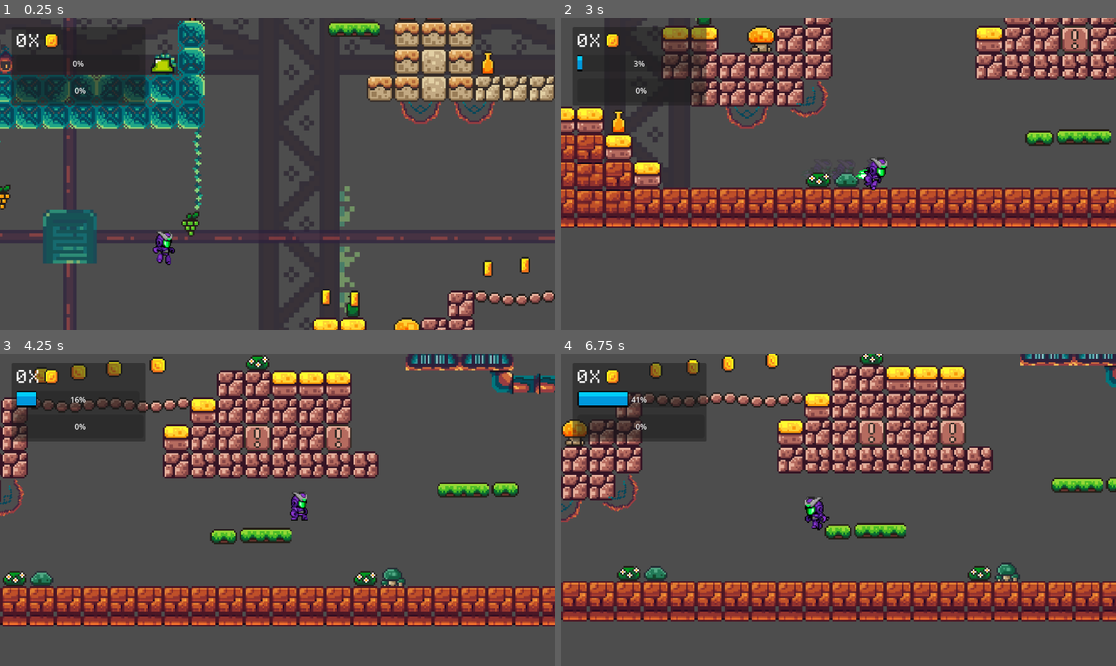
Above: before the commit, frames 1-4 (two rows, left to right).
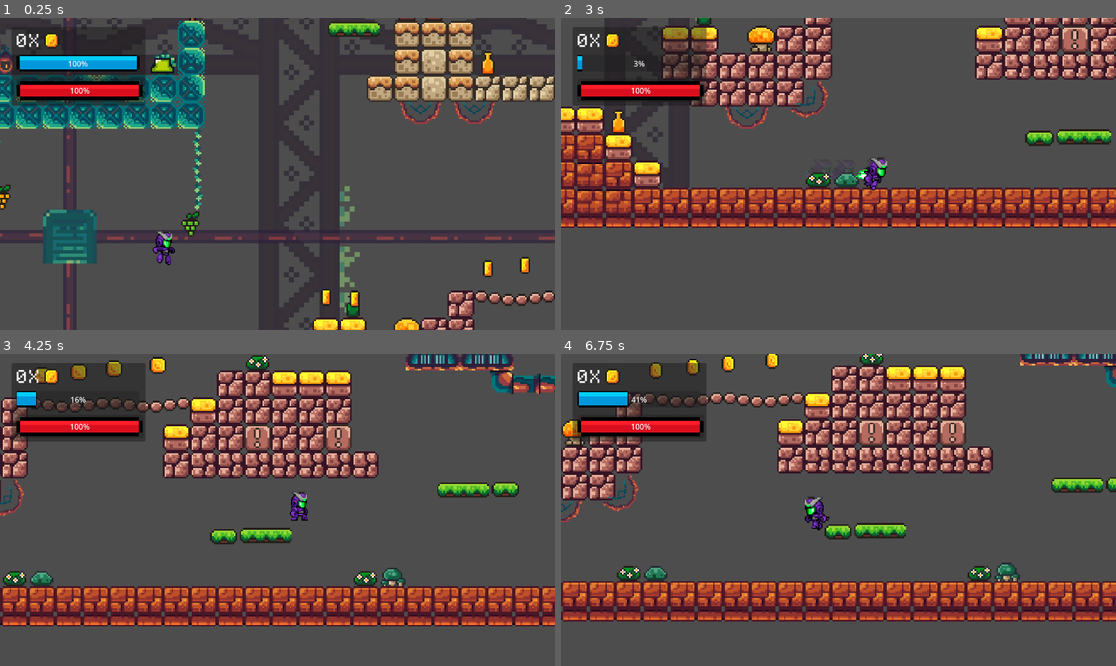
Above: after the commit, the same moments.

Repository: prime399/circuit-skies
Game: Godot game, scene res://Scenes/game.tscn
Same seed, same stepped clock (60 frames per second), same inputs: the game is played once before the commit and once after it.
Inputs:
- Up to frame 1 (0.25 s): no input
- Up to frame 2 (3 s): tap Enter (ui_accept) at 0.5, 0.77, 1.52 s; hold Right (ui_right) 0.53-2.03 s; tap D (dash) every 0.75 s from 0.6 to 2.85 s; hold Left (ui_left) 2.03-2.78 s; hold Right (ui_right) from 2.78 s (still down)
- Up to frame 3 (4.25 s): keep holding Right (ui_right); tap Enter (ui_accept) at 3.02, 3.77 s; tap D (dash) at 3.6 s
- Up to frame 4 (6.75 s): release Right (ui_right) at 4.28 s; hold Left (ui_left) 4.28-5.03 s; tap D (dash) every 0.75 s from 4.35 to 6.6 s; tap Enter (ui_accept) at 4.52, 6.02 s; hold Right (ui_right) 5.03-5.78 s; hold Left (ui_left) from 5.78 s (still down)

The runs differ from the first frame. In frame 1, 2.5% of the frame differs, in the area x 2-26%, y 11-27%; in frame 2, 1.7%; in frame 3, 1.3%; in frame 4, 1.4%.
Error before the commit: Invalid call. Nonexistent function 'find_node' in base 'Node2D'. (res://Scripts/player.gd:55)

Commit message:
Refactor player spawn logic; update parent node retrieval, enhance error messages for clarity, and remove debug prints

Diff:
--- a/Scripts/player.gd
+++ b/Scripts/player.gd
@@ -50,13 +50,17 @@
 func _ready():
 	await get_tree().process_frame  # wait 1 frame for all children to load
 
-	var current_level = get_node("../CurrentLevel")  # step 1: assign
+	var current_level = get_parent()  # step 1: assign (Get the direct parent)
 	if current_level:                                # step 2: check
-		spawn_point = current_level.find_node("PlayerSpawnPoint", true, false)  # step 3: assign
+		spawn_point = current_level.find_child("PlayerSpawnPoint", true, false)  # step 3: assign (Use find_child in Godot 4)
 		if spawn_point == null:
-			push_error("PlayerSpawnPoint not found inside CurrentLevel!")
-	else:
-		push_error("CurrentLevel node not found!")
+			# Check if the parent is actually named CurrentLevel for clarity
+			if current_level.name == "CurrentLevel":
+				push_error("PlayerSpawnPoint not found inside CurrentLevel!")
+			else:
+				push_error("Player's parent is not named 'CurrentLevel'. Found: " + current_level.name)
+	else:
+		push_error("Player node does not have a parent!") # Should not happen in normal scene setup
 
 	hp = max_hp
 	boost = max_boost
@@ -178,10 +182,14 @@
 
 	await get_tree().create_timer(1.0).timeout
 
+	# print("DEBUG: Player died at position: ", global_position) # Debug print removed
 	if spawn_point:
+		# print("DEBUG: Attempting to respawn at: ", spawn_point.global_position) # Debug print removed
 		global_position = spawn_point.global_position
-	else:
-		print("Warning: spawn_point missing!")
+		# print("DEBUG: Player position AFTER respawn attempt: ", global_position) # Debug print removed
+	else:
+		# print("DEBUG: Warning: spawn_point missing in die()!") # Debug print removed
+		push_error("Spawn point reference missing when trying to respawn!") # Keep error for clarity
 
 	hp = max_hp
 	GameManager.update_hp(hp)
